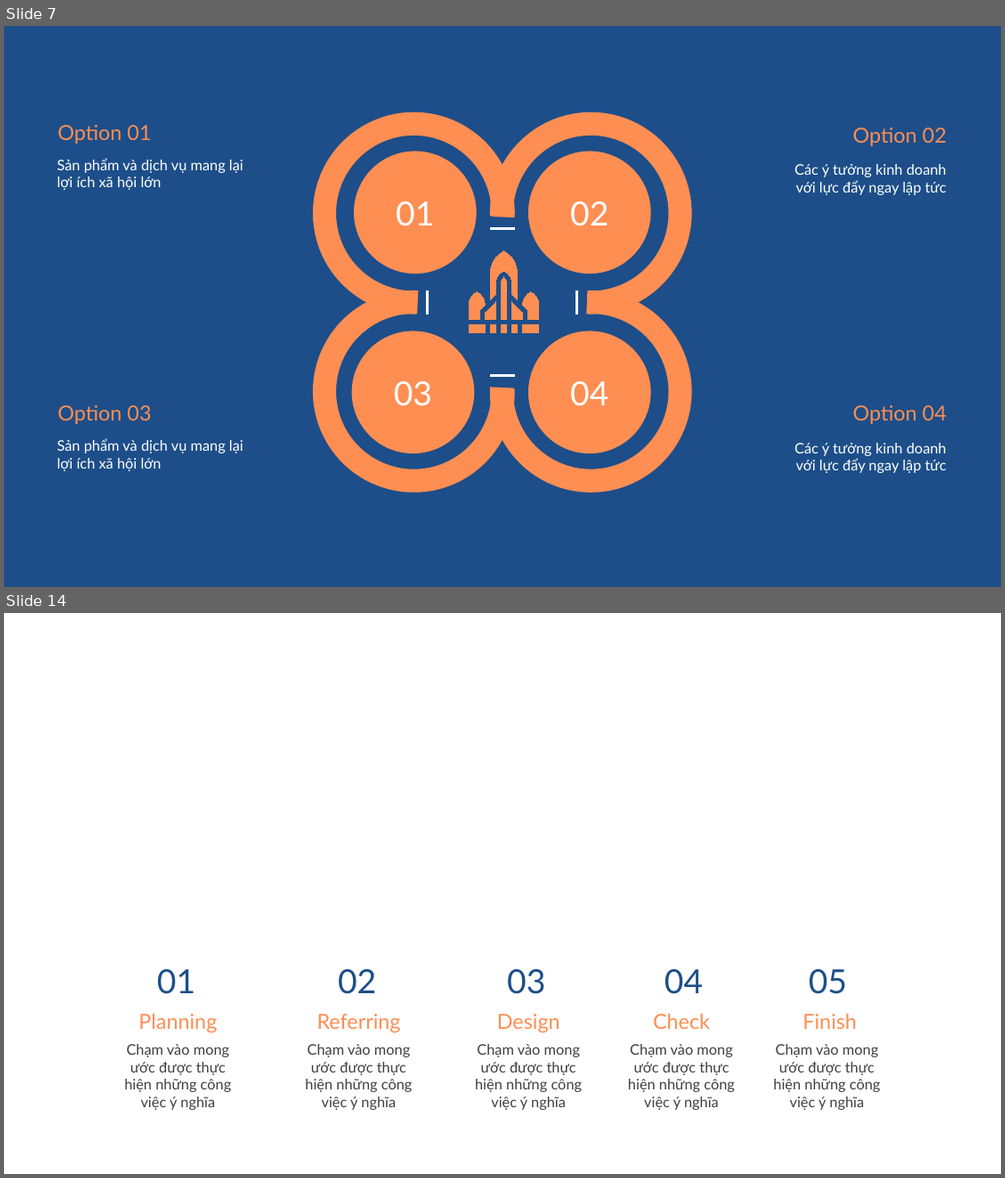
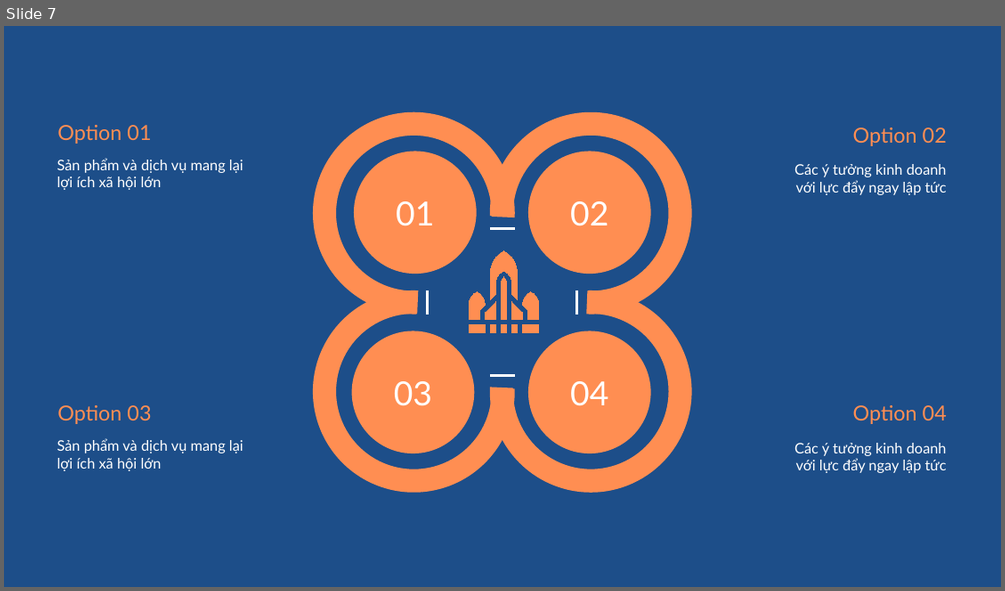
Before and after one commit to tranthanhbinh2603/PPTmasterclassV6_Powerpoint_from_A_to_Z, a slide deck: Khoá 2/Bài 53/Học liệu Infographic.pptx. Shown one above the other, each under a label of ours: slides 7 and 14 before the commit, slide 7 after it; the slides between them are not shown. The pictures are 1005x1178 and 1005x591 pixels, drawn with LibreOffice and Linux fonts; fonts in the diff are those of the drawing. Boxes give left, top, right and bottom in pixels: in the first picture for what was removed or moved away, otherwise in the second. Text is boxed around its words. In the diff, an @@ line names an element or a change of style, - is before the commit and + after.

```diff
--- a/Khoá 2/Bài 53/Học liệu Infographic.pptx
+++ b/Khoá 2/Bài 53/Học liệu Infographic.pptx
@@ slide 14 removed at (4,613,1001,1174), background #FFFFFF @@
@@ text removed at (157,969,195,994) @@
-01
@@ text removed at (338,969,376,994) @@
-02
@@ text removed at (507,969,545,994) @@
-03
@@ text removed at (664,969,703,994) @@
-04
@@ text removed at (809,969,847,994) @@
-05
@@ text removed at (138,1013,217,1033) @@
-Planning
@@ text removed at (317,1013,401,1033) @@
-Referring
@@ text removed at (497,1013,560,1033) @@
-Design
@@ text removed at (653,1013,710,1029) @@
-Check
@@ text removed at (802,1013,857,1029) @@
-Finish
@@ text removed at (124,1044,232,1110) @@
-Chạm vào mong ước được thực hiện những công việc ý nghĩa
@@ text removed at (305,1044,413,1110) @@
-Chạm vào mong ước được thực hiện những công việc ý nghĩa
@@ text removed at (475,1044,582,1110) @@
-Chạm vào mong ước được thực hiện những công việc ý nghĩa
@@ text removed at (628,1044,735,1110) @@
-Chạm vào mong ước được thực hiện những công việc ý nghĩa
@@ text removed at (773,1044,881,1110) @@
-Chạm vào mong ước được thực hiện những công việc ý nghĩa
```
Also in this commit, not shown: 4 slides added, 9 other slides removed, 1 other file.
